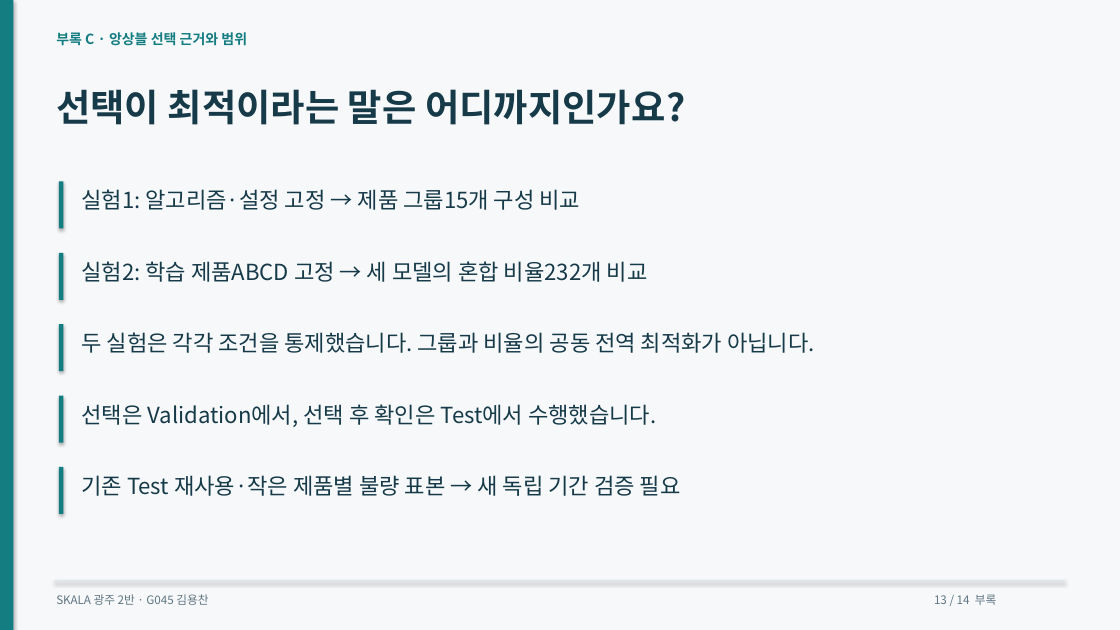
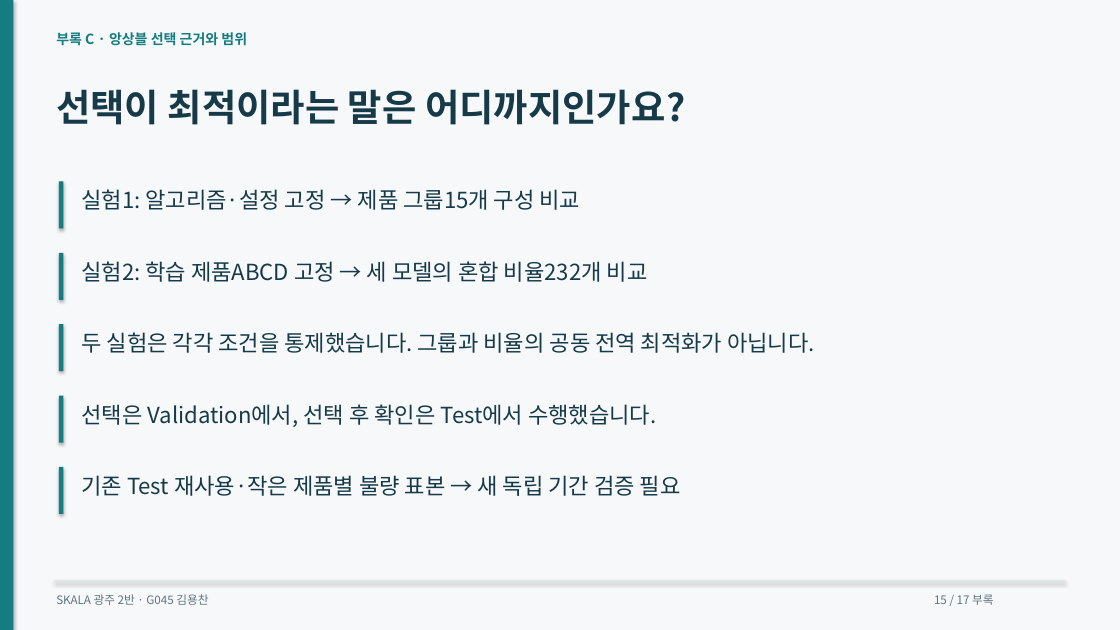
Before and after one commit to dragonchan95/Semiconductor-AI-Agent, a slide deck: slide 15 of docs/G045_Semiconductor_Agent.pptx (slide 13 before the commit). Drawn at 1120x630 pixels with LibreOffice and Linux fonts; fonts in the diff are those of the drawing. Boxes give left, top, right and bottom in pixels: in the first picture for what was removed or moved away, otherwise in the second. Text is boxed around its words. In the diff, an @@ line names an element or a change of style, - is before the commit and + after.

```diff
--- a/docs/G045_Semiconductor_Agent.pptx
+++ b/docs/G045_Semiconductor_Agent.pptx
@@ text at box(934, 594, 993, 605): text changed @@
-13 / 14 부록
+15 / 17 부록
```
Also in this commit, not shown: 13 other slides changed, 3 slides added, 26 other files.
